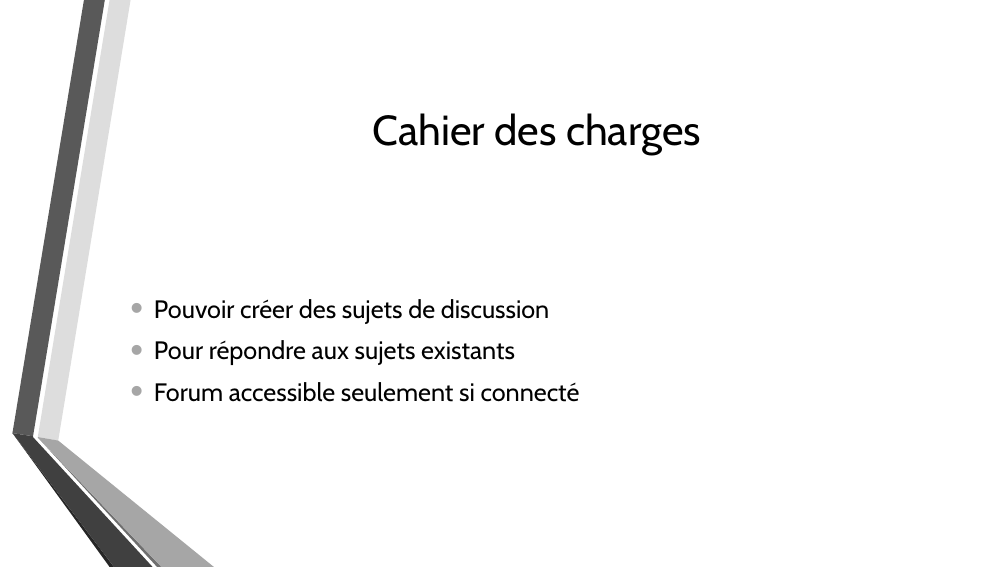
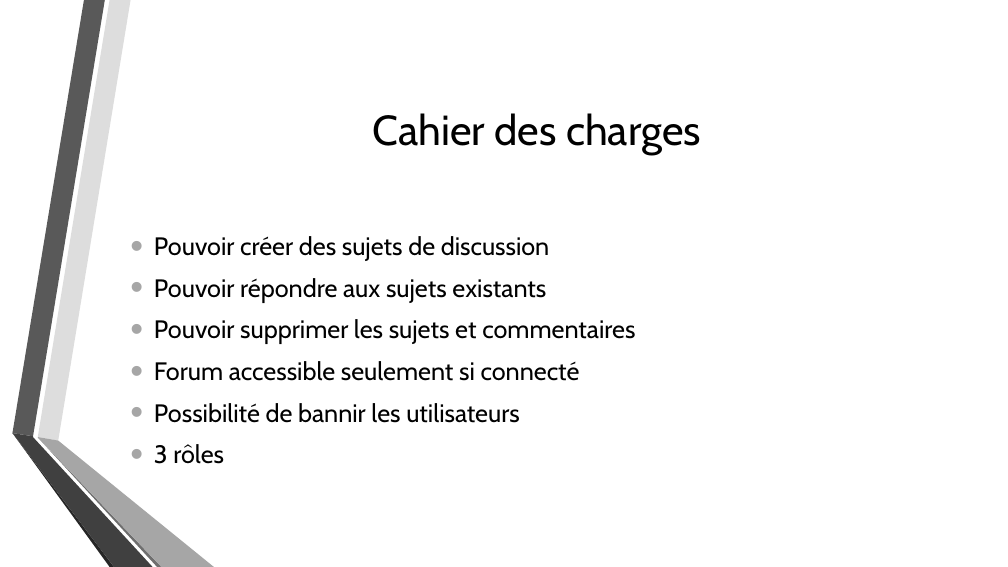
Before and after one commit to Dramaticale/ProjetCODING, a slide deck: slide 5 of Ressources/Documents/Adrian/PrésentationPassage.pptx. Drawn at 1008x567 pixels with LibreOffice and Linux fonts; fonts in the diff are those of the drawing; background and template pictures are left out. Boxes give left, top, right and bottom in pixels: in the first picture for what was removed or moved away, otherwise in the second. Text is boxed around its words. In the diff, an @@ line names an element or a change of style, - is before the commit and + after.

```diff
--- a/Ressources/Documents/Adrian/PrésentationPassage.pptx
+++ b/Ressources/Documents/Adrian/PrésentationPassage.pptx
@@ text at bbox=[154, 278, 635, 344]: text changed @@
-• Pour répondre aux sujets existants
+• Pouvoir répondre aux sujets existants
+• Pouvoir supprimer les sujets et commentaires
@@ text at bbox=[154, 403, 520, 464]: paragraphs added @@
+• Possibilité de bannir les utilisateurs
+• 3 rôles
```
Also in this commit, not shown: 5 slides added, 1 other file.
